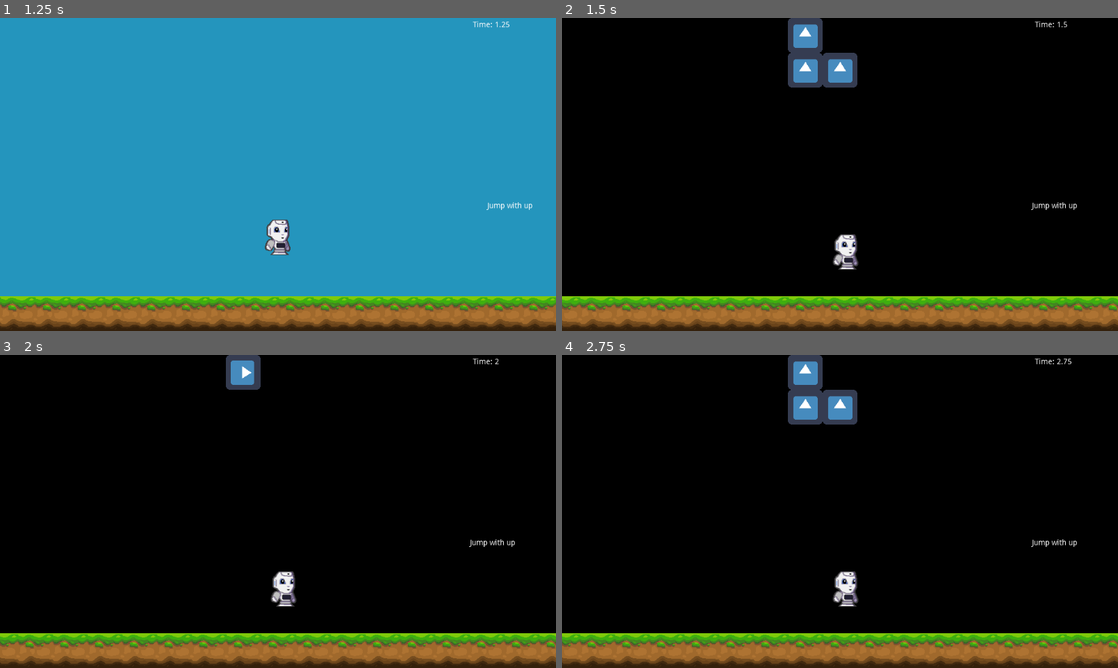
Above: before the commit, frames 1-4 (two rows, left to right).
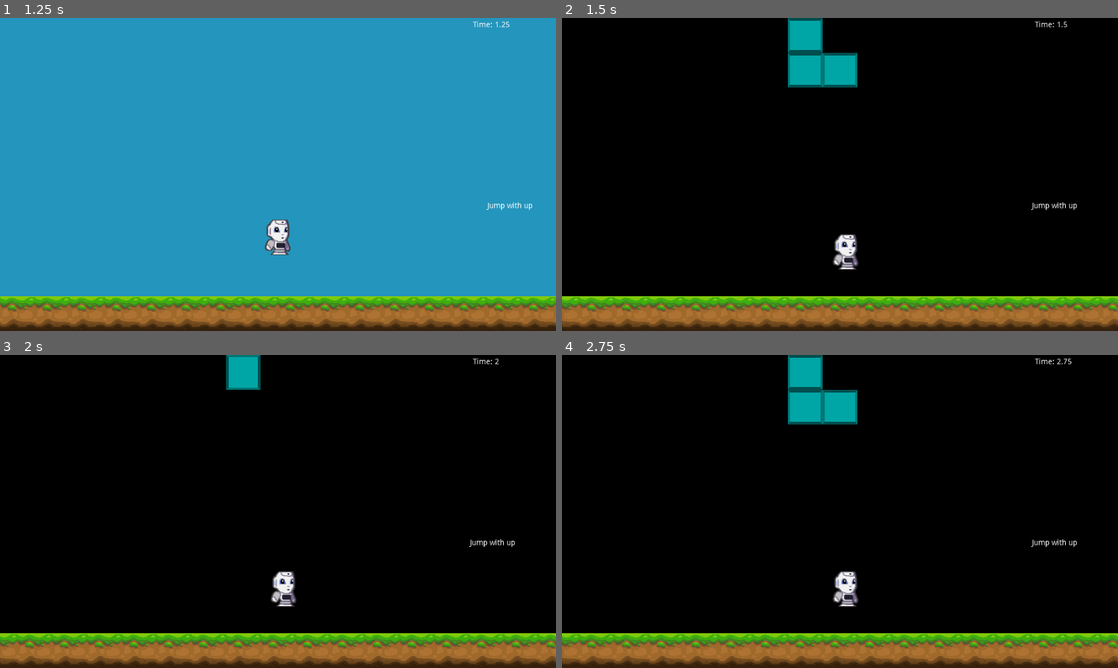
Above: after the commit, the same moments.

Repository: KavehNejad/Hack-2023
Game: Godot game, scene res://src/scenes/Tutorial level.tscn
Two runs of this game, one before a commit and one after it. Both use one fixed random seed, a clock stepped at 60 frames per second and the inputs below. The engine's default icon, where the game draws it, is replaced by a stand-in: a white triangle on a blue panel in a dark square.
Inputs:
- Up to frame 1 (1.25 s): tap Enter (ui_accept) at 0.5 s; hold Right (right) from 0.53 s (still down); tap E (discard) at 0.6 s; tap Up (jump) at 0.77 s
- Up to frame 2 (1.5 s): keep holding Right (right); tap F (game_mode_switch) at 1.35 s
- Up to frame 3 (2 s): keep holding Right (right); tap Up (jump) at 1.52 s
- Up to frame 4 (2.75 s): release Right (right) at 2.03 s; hold A (left) from 2.03 s (still down); tap E (discard) at 2.1 s

Frame 1 is identical in both runs. In frame 2, 2.1% of the frame differs, in the area x 40-54%, y 0-23%; in frame 3, 0.7%; in frame 4, 2.1%.

Commit message:
Tetris colours

Diff:
--- a/super-tetris-world/assets/data/shapes.json
+++ b/super-tetris-world/assets/data/shapes.json
@@ -3,26 +3,30 @@
     "layout": [
       [1, 1],
       [1, 1]
-    ]
+    ],
+    "colour": "#FF0000"
   },
   {
     "layout": [
       [1, 0],
       [1, 0]
-    ]
+    ],
+    "colour": "#FFFF00"
   },
   {
     "layout": [
       [1, 0, 0],
       [1, 0, 0],
       [1, 1, 0]
-    ]
+    ],
+    "colour": "#00FFFF"
   },
   {
     "layout": [
       [0, 1, 0],
       [0, 1, 0],
       [0, 1, 0]
-    ]
+    ],
+    "colour": "#A020F0"
   }
 ]
--- a/super-tetris-world/src/scenes/block.tscn
+++ b/super-tetris-world/src/scenes/block.tscn
@@ -1,6 +1,6 @@
 [gd_scene load_steps=3 format=2]
 
-[ext_resource path="res://assets/images/icon.png" type="Texture" id=1]
+[ext_resource path="res://assets/images/block.png" type="Texture" id=1]
 
 [sub_resource type="RectangleShape2D" id=1]
 extents = Vector2( 28.5163, 30.0381 )
--- a/super-tetris-world/src/scripts/shape.gd
+++ b/super-tetris-world/src/scripts/shape.gd
@@ -16,6 +16,7 @@
 				block.position.x = 64 * x - int(length/2) * 64
 				block.position.y = 64 * y - int(length/2) * 64
 				add_child(block)
+				block.get_node("Sprite").modulate = Color(shape_info['colour'])
 				blocks.append(block)
 
 func on_game_mode_changed():
--- a/super-tetris-world/src/scripts/world.gd
+++ b/super-tetris-world/src/scripts/world.gd
@@ -22,48 +22,55 @@
 		  [1, 0, 0],
 		  [1, 0, 0],
 		  [1, 1, 0]
-		]
+		],
+		"colour": "#00FFFF"
 	},
 	{
 		"layout": [
 		  [1, 0, 0],
 		  [1, 0, 0],
 		  [1, 1, 0]
-		]
-	},
-	{
-		"layout": [
-		  [0, 1, 0],
-		  [0, 1, 0],
-		  [0, 1, 0]
-		]
+		],
+		 "colour": "#00FFFF"
+	},
+	{
+		"layout": [
+		  [0, 1, 0],
+		  [0, 1, 0],
+		  [0, 1, 0]
+		],
+		"colour": "#A020F0"
 	},
 	{
 		"layout": [
 		  [1, 1, 0],
 		  [1, 1, 0]
-		]
-	},
-	{
-		"layout": [
-		  [0, 1, 0],
-		  [0, 1, 0],
-		  [0, 1, 0]
-		]
-	},
-	{
-		"layout": [
-		  [0, 1, 0],
-		  [0, 1, 0],
-		  [0, 1, 0]
-		]
-	},
-	{
-		"layout": [
-		  [0, 1, 0],
-		  [0, 1, 0],
-		  [0, 1, 0]
-		]
+		],
+	"colour": "#FF0000"
+	},
+	{
+		"layout": [
+		  [0, 1, 0],
+		  [0, 1, 0],
+		  [0, 1, 0]
+		],
+		"colour": "#A020F0"
+	},
+	{
+		"layout": [
+		  [0, 1, 0],
+		  [0, 1, 0],
+		  [0, 1, 0]
+		],
+		"colour": "#A020F0"
+	},
+	{
+		"layout": [
+		  [0, 1, 0],
+		  [0, 1, 0],
+		  [0, 1, 0]
+		],
+		"colour": "#A020F0"
 	}
 ]
 
Not shown: 15 places in super-tetris-world/assets/tilesets/default.tres that only renumber resources
